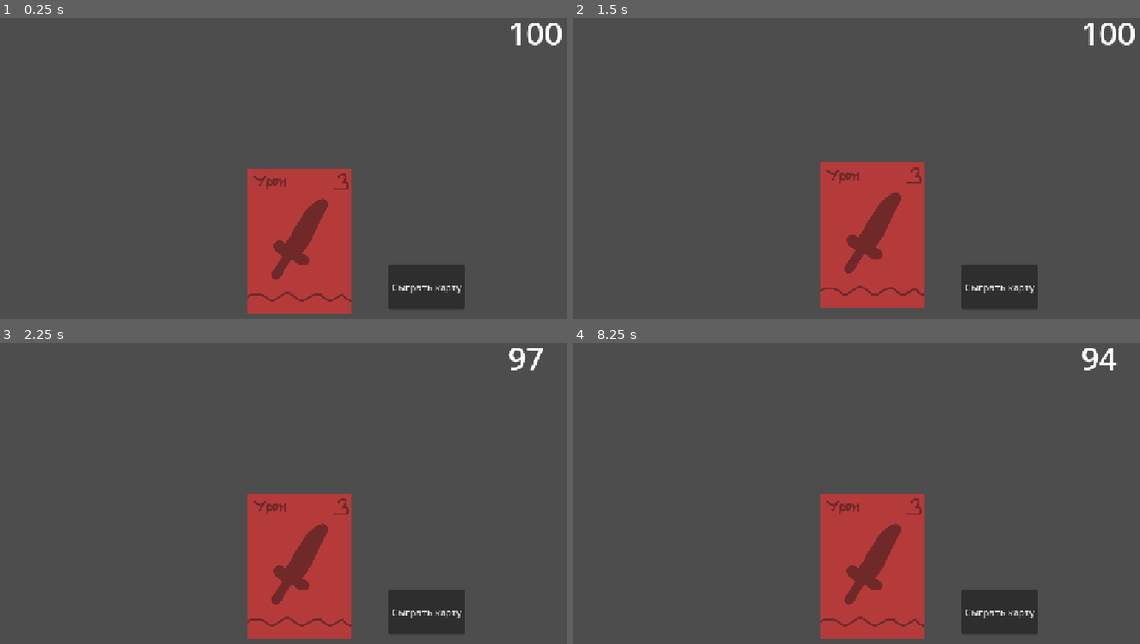
Above: before the commit, frames 1-4 (two rows, left to right).
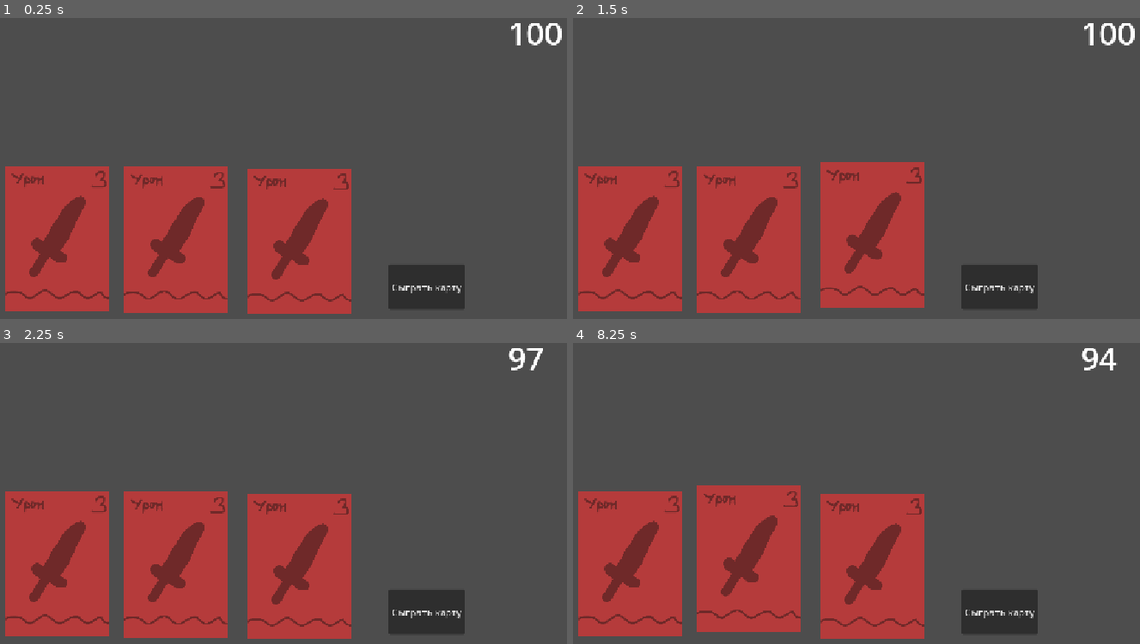
Above: after the commit, the same moments.

Repository: almoof/geopolar_game_ai_edition
Game: Godot game, scene res://scenes/battle.tscn
Same seed, same stepped clock (60 frames per second), same inputs: the game is played once before the commit and once after it. This scene is started directly instead of the project's main scene.
Inputs (mouse positions are in pixels of both pictures, inside the frame that each line leads up to):
- Up to frame 1 (0.25 s): no input
- Up to frame 2 (1.5 s): click "Сыграть карту" at 0.5 s; tap Enter at 1.25 s; move the mouse to (873, 240) at 1.27 s; hold D (right) from 1.28 s (still down); hold F (interact) from 1.28 s (still down); click (873, 240) at 1.42 s
- Up to frame 3 (2.25 s): tap Space at 2 s; move the mouse to (187, 529) at 2.02 s; release D (right) at 2.03 s; release F (interact) at 2.03 s; hold S (down) from 2.03 s (still down); tap F (interact) at 2.1 s
- Up to frame 4 (8.25 s): tap Enter at 2.75, 4.25 s; move the mouse to (964, 424) at 2.77 s; release S (down) at 2.78 s; hold D (right) 2.78-3.53 s; hold F (interact) 2.78-3.53 s; tap Space at 3.5, 5 s; move the mouse to (862, 586) at 3.52 s; hold W (up) 3.53-4.28 s; tap F (interact) every 1.5 s from 3.6 to 8.1 s; click (862, 586) at 3.67 s; move the mouse to (1100, 568) at 4.27 s; hold F (interact) 4.28-5.03 s; hold A (left) 4.28-5.78 s; move the mouse to (692, 451) at 5.02 s; move the mouse to (930, 511) at 5.77 s; hold S (down) 5.78-6.53 s; hold F (interact) 5.78-6.53 s; click (930, 511) at 5.92 s; move the mouse to (794, 415) at 6.52 s; hold D (right) 6.53-7.28 s; move the mouse to (1049, 490) at 7.27 s; hold W (up) 7.28-8.03 s; hold F (interact) 7.28-8.03 s; move the mouse to (760, 529) at 8.02 s; hold D (right) from 8.03 s (still down); click (760, 529) at 8.17 s

The runs differ from the first frame. In frame 1, 18% of the frame differs, in the area x 0-41%, y 49-99%; in frame 2, 18%; in frame 3, 18%; in frame 4, 18%.

Commit message:
Add choose from 3 cards

Diff:
--- a/scenes/battle.tscn
+++ b/scenes/battle.tscn
@@ -1,11 +1,20 @@
 [gd_scene format=3 uid="uid://bmvtobvlvrdvt"]
 
 [ext_resource type="PackedScene" uid="uid://dndkq5i1tr368" path="res://scenes/damage_card.tscn" id="1_dn72j"]
+[ext_resource type="Script" uid="uid://cobnyy4ua2c68" path="res://scenes/logic.gd" id="2_th188"]
 
 [node name="Battle" type="Node2D" unique_id=601672420]
 
 [node name="Card" parent="." unique_id=466352235 instance=ExtResource("1_dn72j")]
 position = Vector2(537, 418)
+scale = Vector2(0.5833254, 0.5833254)
+
+[node name="Card2" parent="." unique_id=1528317112 instance=ExtResource("1_dn72j")]
+position = Vector2(131, 414)
+scale = Vector2(0.5833254, 0.5833254)
+
+[node name="Card3" parent="." unique_id=409580801 instance=ExtResource("1_dn72j")]
+position = Vector2(330, 415)
 scale = Vector2(0.5833254, 0.5833254)
 
 [node name="Button" type="Button" parent="." unique_id=183079983]
@@ -23,4 +32,7 @@
 theme_override_font_sizes/font_size = 53
 text = "HP"
 
-[connection signal="pressed" from="Button" to="Card" method="_on_button_pressed"]
+[node name="Logic" type="Node" parent="." unique_id=1561773071]
+script = ExtResource("2_th188")
+
+[connection signal="pressed" from="Button" to="Logic" method="_on_button_pressed"]
--- /dev/null
+++ b/scenes/logic.gd
@@ -0,0 +1,40 @@
+extends Node
+
+var hp = 100
+var cards_to_play: Array[String] = []
+
+func _ready() -> void:
+	$"../HP text".text = str(hp)
+
+
+
+func _on_button_pressed() -> void:
+	if $"../Card".isSelected:
+		cards_to_play.append(check_id($"../Card"))
+		$"../Card".isSelected = false
+		$"../Card".position.y += 10
+		print("added")
+	if $"../Card2".isSelected:
+		cards_to_play.append(check_id($"../Card2"))
+		$"../Card2".isSelected = false
+		$"../Card2".position.y += 10
+		print("added")
+	if $"../Card3".isSelected:
+		cards_to_play.append(check_id($"../Card3"))
+		$"../Card3".isSelected = false
+		$"../Card3".position.y += 10
+		print("added")
+	print(cards_to_play)
+	play_cards()
+
+func check_id(card: Card) -> String:
+	match card.id:
+		0: return "damage_card"
+		_: return "none"
+
+func play_cards() -> void:
+	for card in cards_to_play:
+		if card == "damage_card":
+			hp -= 3
+			$"../HP text".text = str(hp)
+	cards_to_play.clear()
--- a/scripts/card.gd
+++ b/scripts/card.gd
@@ -1,5 +1,6 @@
 class_name Card extends Node2D
 
+var id: int
 var damage: int
 var isSelected: bool
 var rarity: Type
--- a/scripts/damage_card.gd
+++ b/scripts/damage_card.gd
@@ -1,12 +1,11 @@
 extends Card
-
-var hp = 100
 
 func _ready() -> void:
 	damage = 3
 	isSelected = false
 	rarity = Type.DEFAULT
-	$"../HP text".text = str(hp)
+	id = 0
+
 
 func _on_area_2d_input_event(viewport: Node, event: InputEvent, shape_idx: int) -> void:
 	if event is InputEventMouseButton and !isSelected:
@@ -19,13 +18,3 @@
 			print("not selected")
 			isSelected = false
 			position.y += 10
-
-
-func _on_button_pressed() -> void:
-	if isSelected:
-		hp -= damage
-		$"../HP text".text = str(hp)
-		isSelected = false
-		position.y += 10
-	else:
-		print("select a card")
Not shown, added: scenes/logic.gd.uid
